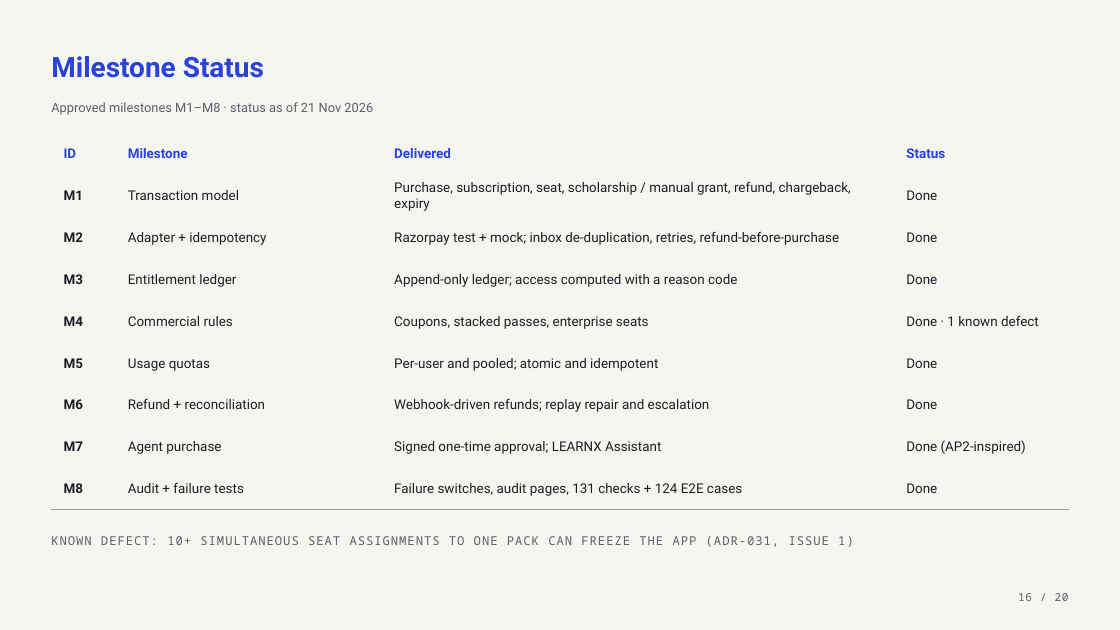
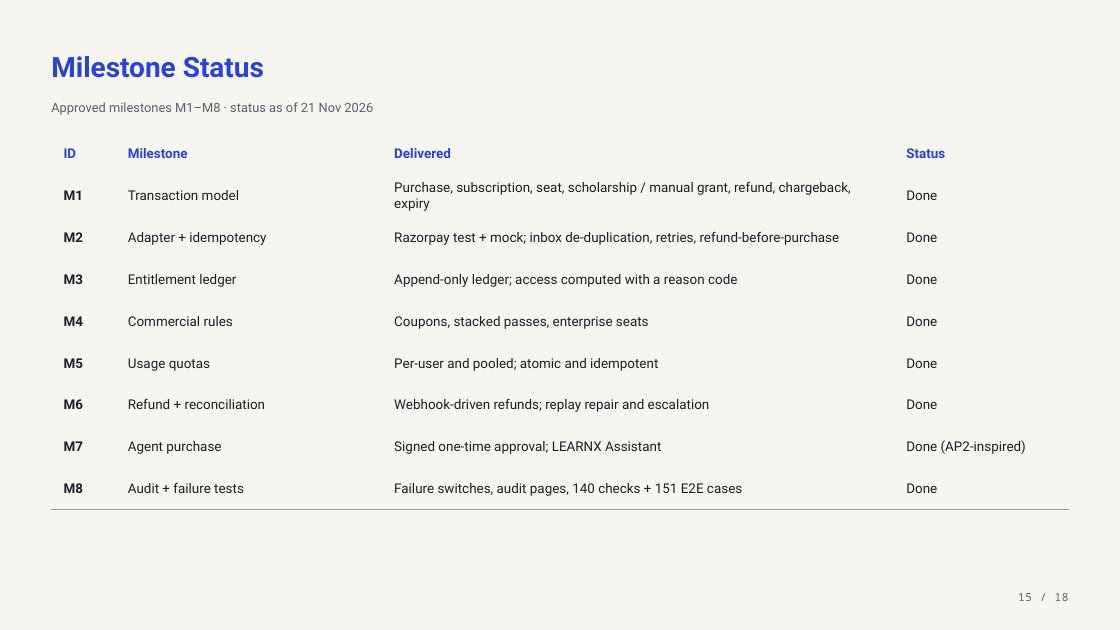
Before and after one commit to ANKITHDEEGOJU/proj-pic, a slide deck: slide 15 of docs/Final_Presentation.pptx (slide 16 before the commit). Drawn at 1120x630 pixels with LibreOffice and Linux fonts; fonts in the diff are those of the drawing. Boxes give left, top, right and bottom in pixels: in the first picture for what was removed or moved away, otherwise in the second. Text is boxed around its words. In the diff, an @@ line names an element or a change of style, - is before the commit and + after.

```diff
--- a/docs/Final_Presentation.pptx
+++ b/docs/Final_Presentation.pptx
@@ table at (51,134,1070,510) @@
-row 5, column 4: Done · 1 known defect
+row 5, column 4: Done
-row 9, column 3: Failure switches, audit pages, 131 checks + 124 E2E cases
+row 9, column 3: Failure switches, audit pages, 140 checks + 151 E2E cases
@@ text removed at (51,536,854,547) @@
-KNOWN DEFECT: 10+ SIMULTANEOUS SEAT ASSIGNMENTS TO ONE PACK CAN FREEZE THE APP (ADR-031, ISSUE 1)
@@ text at (1018,593,1069,601): text changed @@
-16 / 20
+15 / 18
```
Also in this commit, not shown: 15 other slides changed, 2 slides removed, 33 other files.
